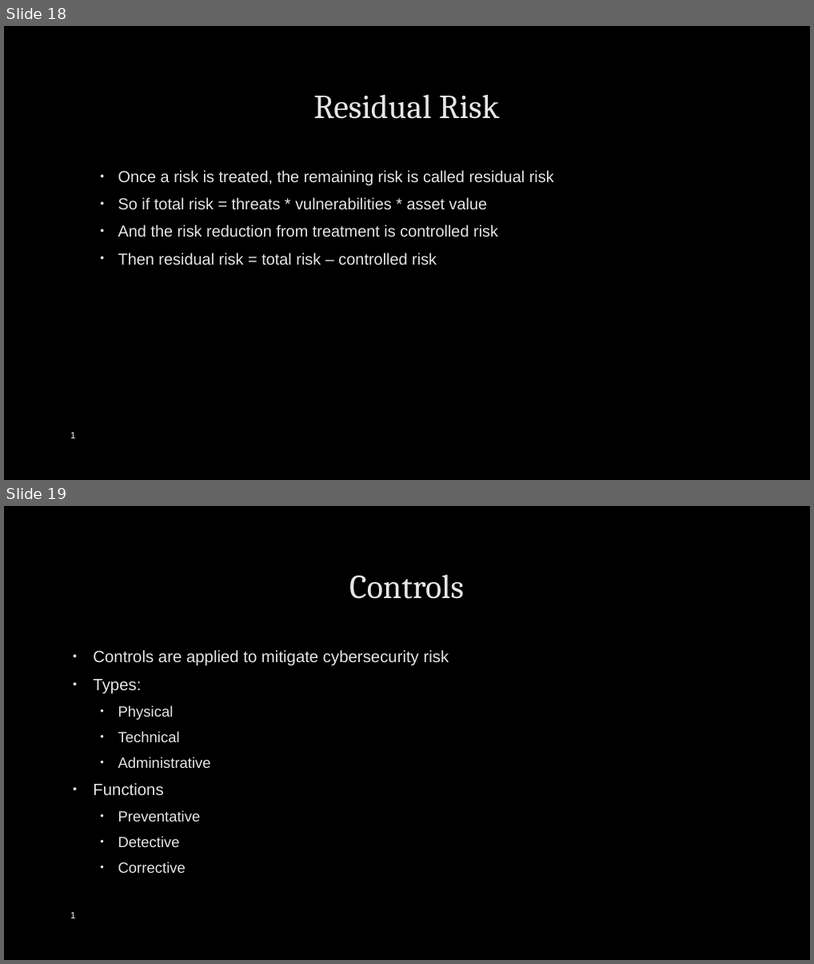
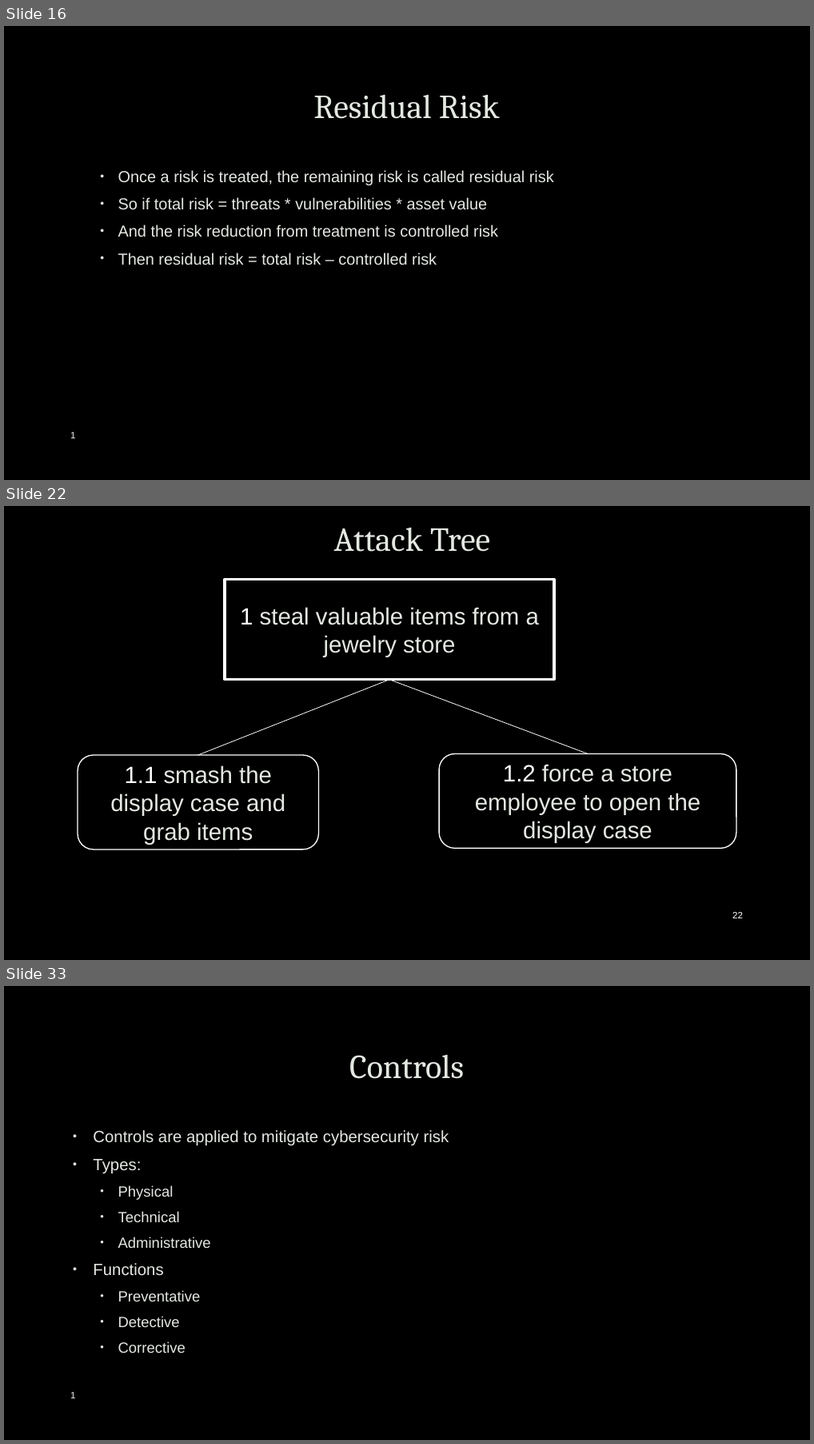
Before and after one commit to robert-mcknight/citx1003, a slide deck: cits1003-lecture_slides/CITS1003-7 Security Management.pptx. Shown one above the other, each under a label of ours: slides 18 and 19 before the commit, slides 16, 22 and 33 after it; the slides between them are not shown. The pictures are 814x964 and 814x1444 pixels, drawn with LibreOffice and Linux fonts; fonts in the diff are those of the drawing; background and template pictures are left out. Boxes give left, top, right and bottom in pixels: in the first picture for what was removed or moved away, otherwise in the second. Text is boxed around its words. In the diff, an @@ line names an element or a change of style, - is before the commit and + after.

```diff
--- a/cits1003-lecture_slides/CITS1003-7 Security Management.pptx
+++ b/cits1003-lecture_slides/CITS1003-7 Security Management.pptx
@@ slide 22 added at (4,506,810,960), background picture (left out) @@
@@ title added at (334,528,490,552), 40 pt, text #E4E8E2 @@
+Attack Tree
@@ rectangle added at (225,579,554,680), fill #000000, outline #FFFFFF 3 pt, 28 pt, text #E4E8E2 @@
+1 steal valuable items from a jewelry store
@@ line added from (390, 680) to (198, 755), #FFFFFF 0.75 pt @@
@@ line added from (390, 680) to (588, 753), #FFFFFF 0.75 pt @@
@@ rounded rectangle added at (78,755,319,849), fill #000000, outline #FFFFFF 1.25 pt, 28 pt, text #E4E8E2 @@
+1.1 smash the display case and grab items
@@ rounded rectangle added at (439,753,738,848), fill #000000, outline #FFFFFF 1.25 pt, 28 pt, text #E4E8E2 @@
+1.2 force a store employee to open the display case
@@ page number added at (733,912,743,918), 11 pt, text #FFFFFF @@
+22
@@ what was slide 18 is now slide 16 @@
@@ what was slide 19 is now slide 33 @@
```
Also in this commit, not shown: 1 slide changed, 15 other slides added, 2 slides removed, 3 other files.
